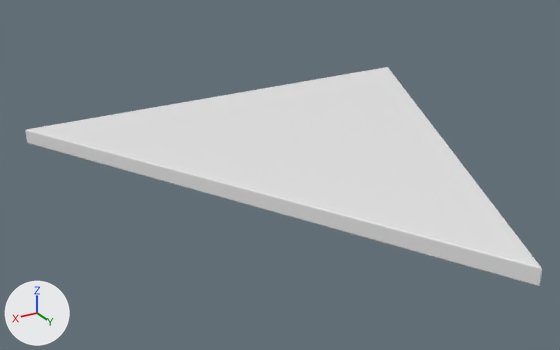
The FBX model astoria-game/Assets/_NewConstruction/TriangleFloor.fbx, before and after one commit.
The view is the same before and after, from a camera (50 mm lens) standing at (2.533, 3.466, 1.828) and looking at (0.343, -0.184, 0.003). The lights are fixed; the arrows at lower left show +X, +Y and +Z. Where no turn or scale is listed for an object, it has been applied to the vertices.

The older version as bpy lines, for what is in view:
```python
me_cube_011 = bpy.data.meshes.new('Cube.011')
me_cube_011.from_pydata(...)  # 42 vertices, 41 faces; spans x -1.5..1.5, y -1.5..1.5, z 0.0..0.1
ob_trianglefloor = bpy.data.objects.new('TriangleFloor', me_cube_011)
ob_trianglefloor.location = (0.0, 0.0, 0.0)
```
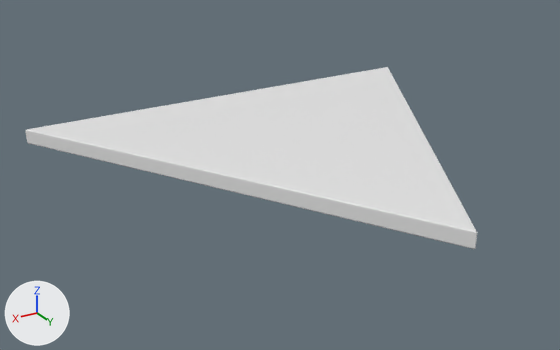
The newer file is also turned or shifted as a whole; pictures and numbers use the older file's frame.

What the commit changed:
me_cube_011 is used by ob_trianglefloor; location (0.0, 0.0, 0.0).
me_cube_011 had 42 vertices, 41 faces and spanned x -1.5..1.5, y -1.5..1.5, z 0.0..0.1.
me_cube_011 now has 42 vertices, 41 faces and spans x -1.5..1.5, y -1.5..1.09, z 0.0..0.1.
Part 1, on me_cube_011:
5 faces are deleted.
10 vertices in x 0.0, y 1.48..1.49, z 0.0..0.1 move by (0.0, -0.4, 0.0).
5 vertices move from x 0.0..1.49, y -1.5..1.5, z 0.01..0.1 to x -0.01..1.49, y -1.5..1.09, z 0.01..0.1.
5 new faces join them.

What differs and where, as boxes (x1, y1, x2, y2) in the pictures (560 x 350 px; the box of a moved part takes in the faces that stretch with it):
part 1 of me_cube_011, moved or reshaped: before (35, 67, 542, 286); after (35, 67, 477, 249)
